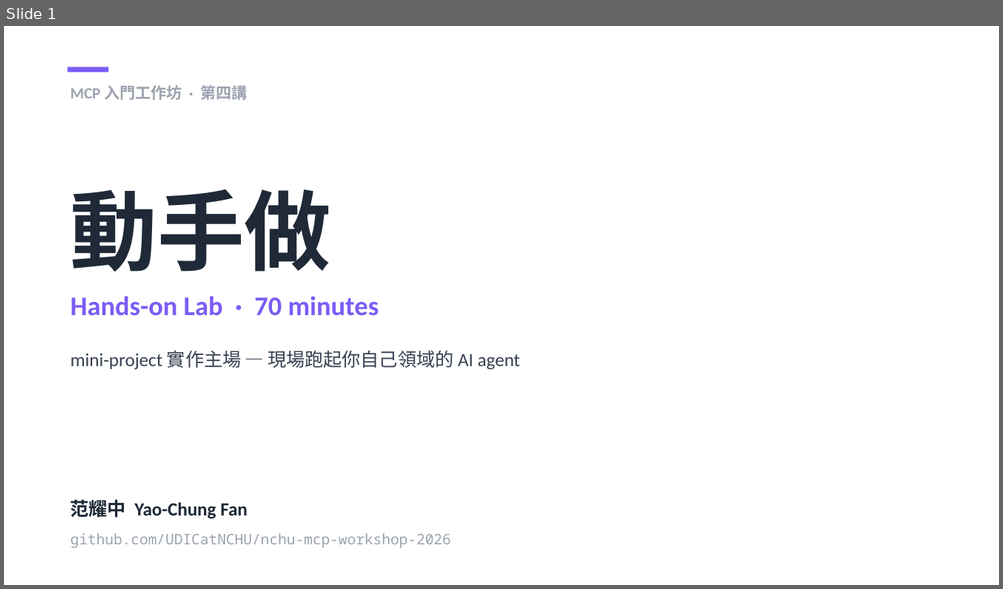
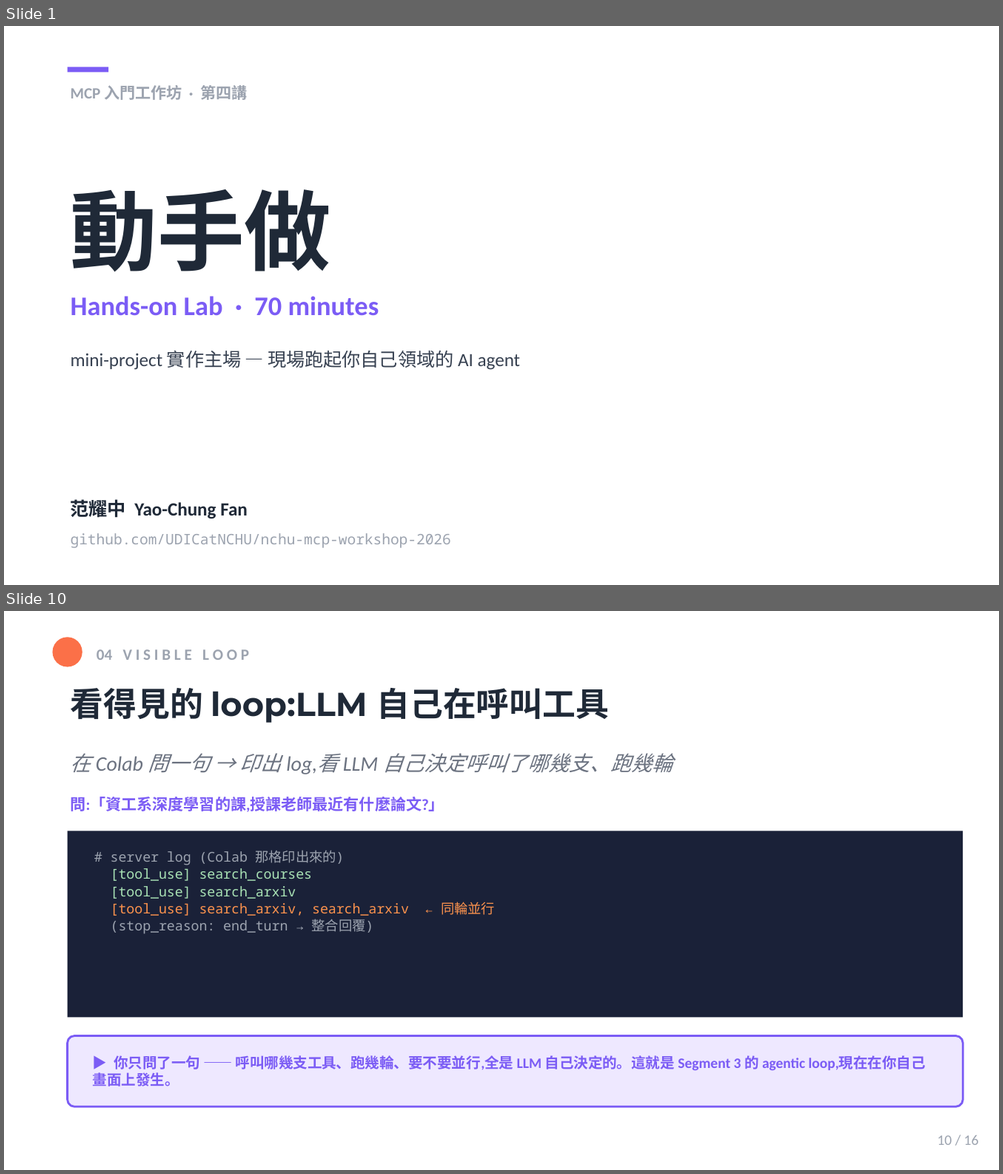
Before and after one commit to mjib007/nchu-mcp-workshop-2026, a slide deck: slides/04-hands-on-lab.pptx. Shown one above the other, each under a label of ours: slide 1 before the commit, slides 1 and 10 after it; the slides between them are not shown. The pictures are 1003x589 and 1003x1174 pixels, drawn with LibreOffice and Linux fonts; fonts in the diff are those of the drawing. Boxes give left, top, right and bottom in pixels: in the first picture for what was removed or moved away, otherwise in the second. Text is boxed around its words. In the diff, an @@ line names an element or a change of style, - is before the commit and + after.

Commit message:
refactor(seg4-slides): Colab-first 重構 (提案 C) — 13→16 張
把 hands-on 投影片從「本機 setup 為主」翻轉成「Colab 旅程為主」,
對齊學員實際操作(Colab)的順序:

主線(1-12):
- 新增 s3「Colab 旅程地圖」L1→L5 五卡當脊椎
- 新增 s10「看得見的 loop」對應 Colab 印 server log tool_use 軌跡
- preview 改 L1→L4 成 L1→L5(加 L5 造工具卡)
- 新增 s12「L5 能力缺口收尾」before/after,收回 Segment 1 開場問題
- schedule 第 1 行 ./setup.sh → 學員開 Colab

附錄(13-16):本機 setup/啟動/救援/本地模型 4 張移到最後,
metadata 標「附錄 A-D」,Colab 出狀況才用(保留全部細節,未合併)

註:藍圖提「附錄壓成 2 張」,實作保留 4 張附錄以免合併時 cramming,
全部細節保留;要再精簡可另議。

```diff
--- a/slides/04-hands-on-lab.pptx
+++ b/slides/04-hands-on-lab.pptx
@@ slide 10 added at box(4, 611, 999, 1170), background #FFFFFF @@
@@ rectangle added at box(4, 611, 999, 1170), fill #FFFFFF @@
@@ ellipse added at box(53, 637, 82, 667), fill #FB7048 @@
@@ text added at box(96, 649, 249, 660), 11.2 pt, text #9CA3AF, bold @@
+04 V I S I B L E L O O P
@@ text added at box(71, 688, 609, 723), 24 pt, text #1F2937, bold @@
+看得見的 loop:LLM 自己在呼叫工具
@@ text added at box(71, 753, 673, 775), 15 pt, text #6B7280, italic @@
+在 Colab 問一句 → 印出 log,看 LLM 自己決定呼叫了哪幾支、跑幾輪
@@ text added at box(71, 797, 444, 812), 11.2 pt, text #7B5CF5, bold @@
+問:「資工系深度學習的課,授課老師最近有什麼論文?」
@@ rectangle added at box(68, 831, 963, 1018), fill #1A2138 @@
@@ text added at box(111, 850, 409, 934), 9.8 pt, text #9CA3AF @@
+# server log (Colab 那格印出來的)
+[tool_use] search_courses
+[tool_use] search_arxiv
+[tool_use] search_arxiv, search_arxiv ← 同輪並行
+(stop_reason: end_turn → 整合回覆)
@@ rounded rectangle added at box(68, 1037, 963, 1108), fill #EEE8FF, outline #7B5CF5 1.5 pt @@
@@ text added at box(93, 1056, 925, 1087), 10.5 pt, text #7B5CF5, bold @@
+▶ 你只問了一句 —— 呼叫哪幾支工具、跑幾輪、要不要並行,全是 LLM 自己決定的。這就是 Segment 3 的 agentic loop,現在在你自己畫面上發生。
@@ text added at box(937, 1136, 979, 1145), 10.5 pt, text #9CA3AF @@
+10 / 16
```
Also in this commit, not shown: 12 slides changed, 2 other slides added, 1 other file.
